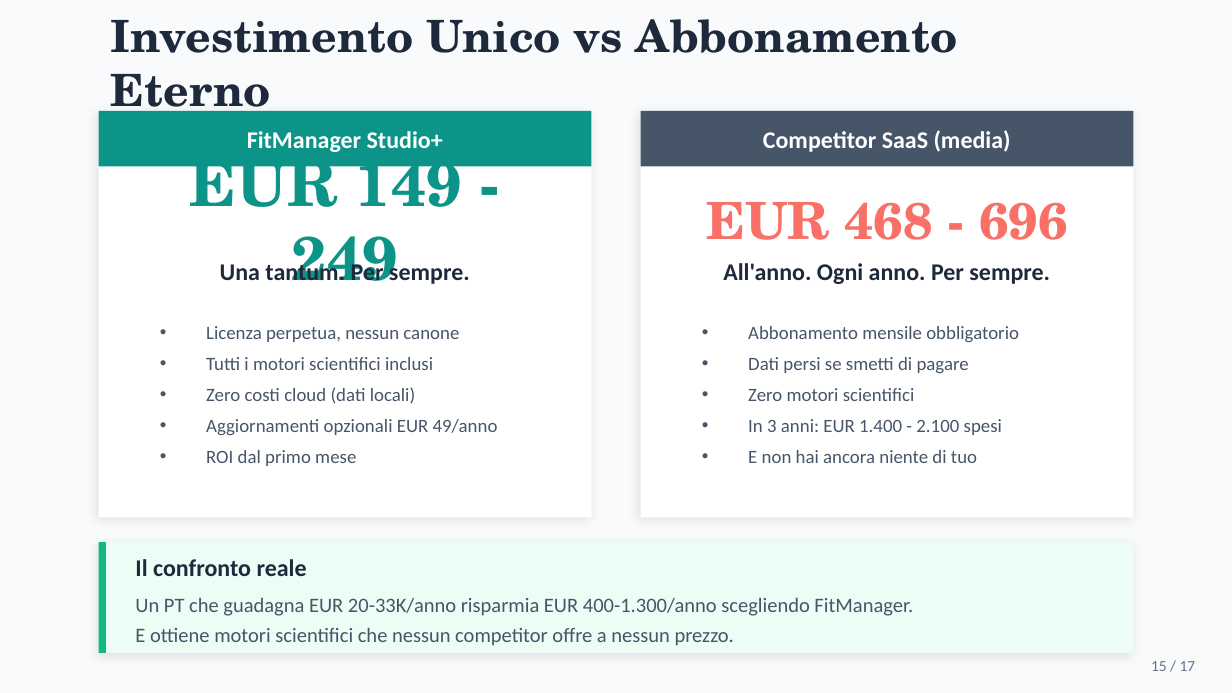
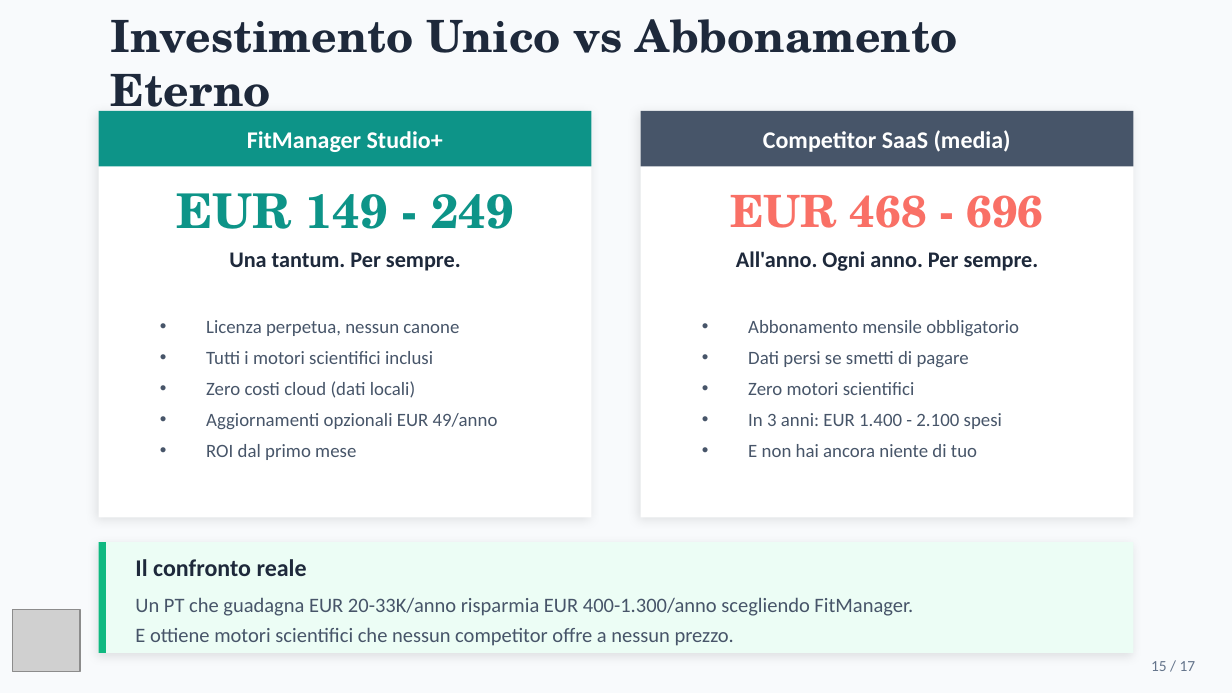
Before and after one commit to gverardo87-lab/FitManager_Studio-, a slide deck: slide 15 of data/FitManager_Pitch_Deck_v10.pptx. Drawn at 1232x693 pixels with LibreOffice and Linux fonts; fonts in the diff are those of the drawing; grey boxes stand for pictures. Boxes give left, top, right and bottom in pixels: in the first picture for what was removed or moved away, otherwise in the second. Text is boxed around its words. In the diff, an @@ line names an element or a change of style, - is before the commit and + after.

```diff
--- a/data/FitManager_Pitch_Deck_v10.pptx
+++ b/data/FitManager_Pitch_Deck_v10.pptx
@@ text "EUR 149 - 249" at (x1=176, y1=193, x2=513, y2=229): size 36 to 28 pt @@
@@ text "EUR 468 - 696" at (x1=730, y1=195, x2=1044, y2=228): size 30 to 26 pt @@
@@ text "Una tantum. Per sempre." moved from (x1=220, y1=260, x2=470, y2=287) to (x1=229, y1=252, x2=461, y2=271) @@
@@ text "Una tantum. Per sempre." at (x1=229, y1=252, x2=461, y2=271): size 14 to 13 pt @@
@@ text "All'anno. Ogni anno. Per sempre." moved from (x1=723, y1=263, x2=1050, y2=284) to (x1=736, y1=251, x2=1039, y2=271) @@
@@ text "All'anno. Ogni anno. Per sempre." at (x1=736, y1=251, x2=1039, y2=271): size 14 to 13 pt @@
@@ text "Licenza perpetua, nessun canone" moved from (x1=206, y1=326, x2=498, y2=466) to (x1=206, y1=320, x2=498, y2=460) @@
@@ text "Abbonamento mensile obbligatorio" moved from (x1=748, y1=326, x2=1019, y2=463) to (x1=748, y1=320, x2=1019, y2=457) @@
@@ picture added at (x1=12, y1=610, x2=80, y2=671) @@
```
Also in this commit, not shown: 14 other slides changed, 3 other files.
